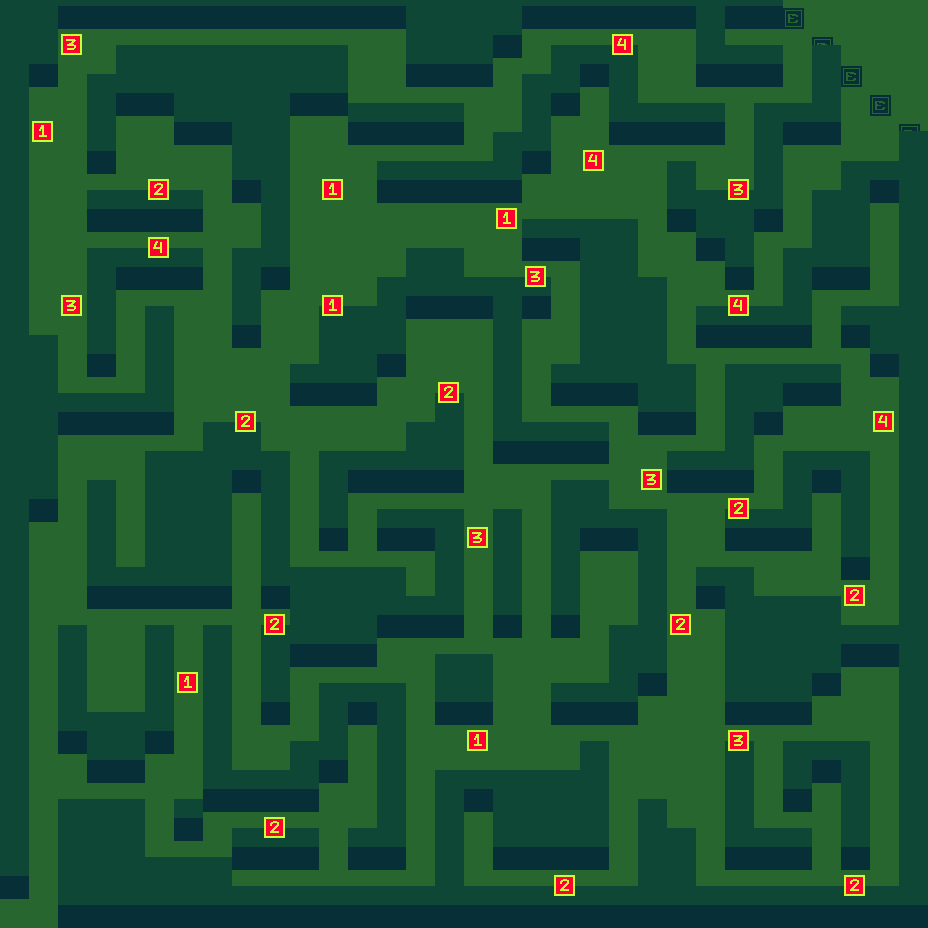
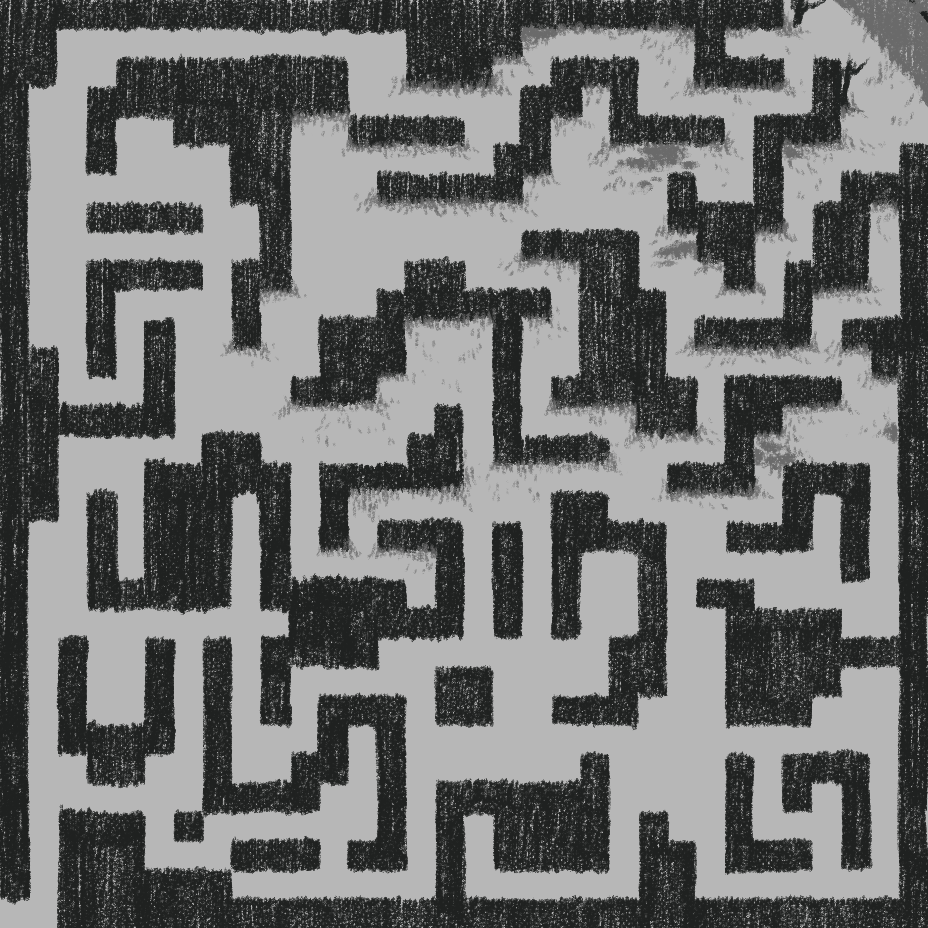
Revision of a layered 928 x 928 image; what changed, layer by layer:
hid "Layer 1" over [32, 34, 894, 896]
hid "trees_infront" over [0, 0, 928, 899]
hid "trees_behind" over [0, 0, 928, 905]
added layer "Layer 16" above "Layer 15" over [220, 0, 928, 511]
added layer "Layer 15" above "Layer 0" over [0, 0, 928, 928]
hid "Layer 0", opacity 100% → 15%, painted on it over [0, 0, 928, 928]
painted on "Layer 2" over [0, 0, 928, 928]
